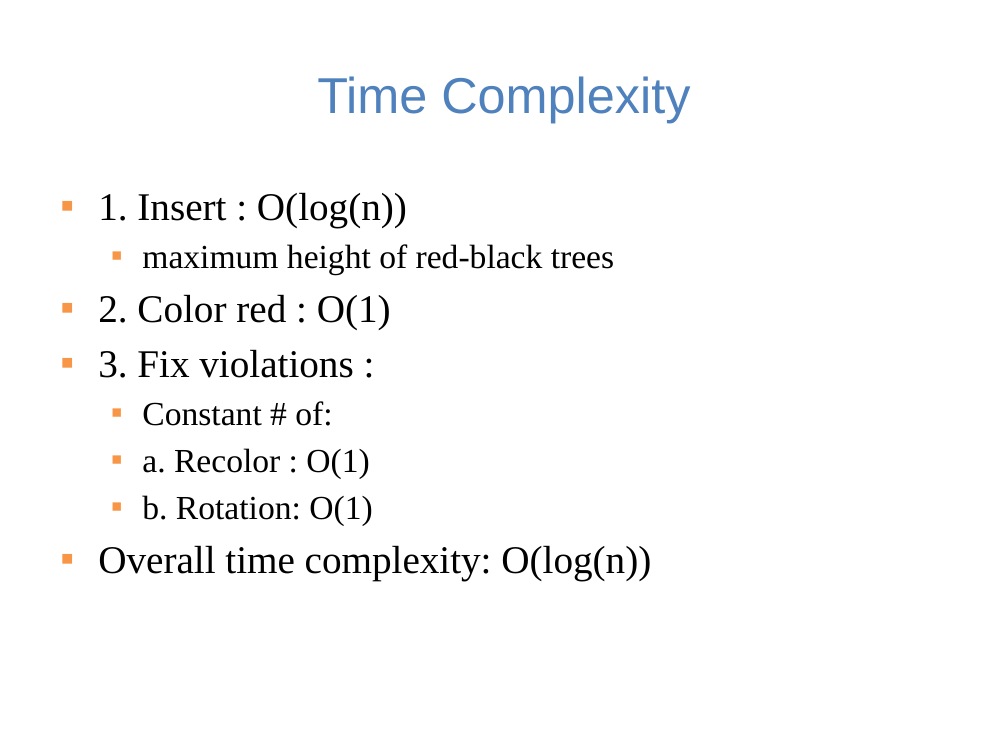
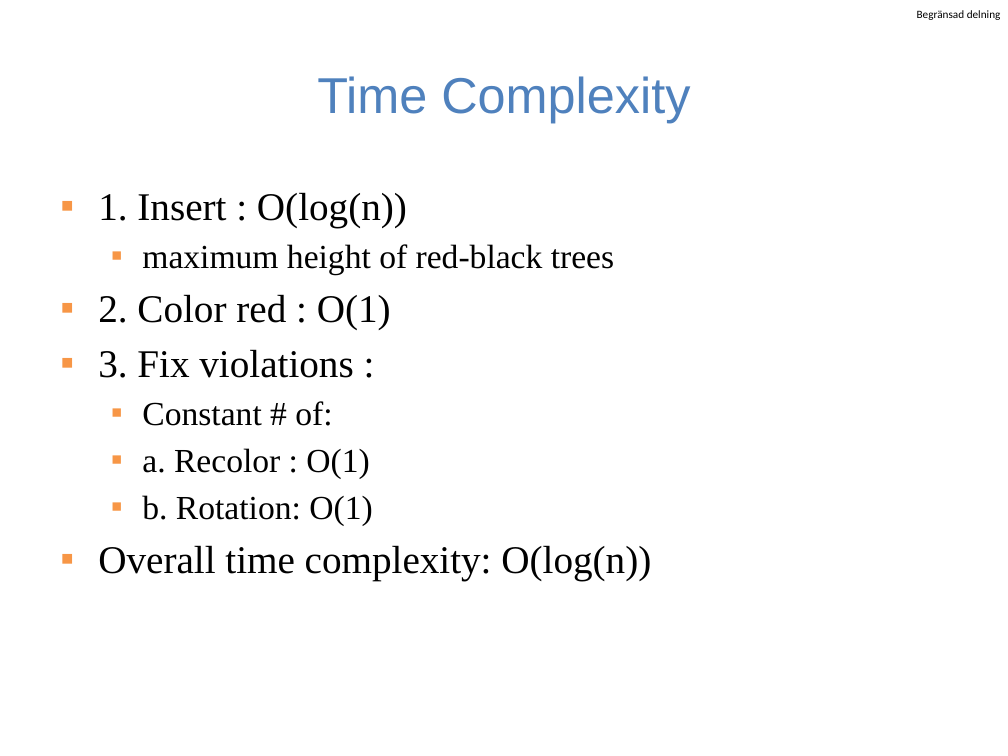
Before and after one commit to guhofstra/CSC111Fa25, a slide deck: slide 15 of PPTs/Lecture 9-red-black trees.pptx (slide 16 before the commit). Drawn at 1008x756 pixels with LibreOffice and Linux fonts; fonts in the diff are those of the drawing. Boxes give left, top, right and bottom in pixels: in the first picture for what was removed or moved away, otherwise in the second. Text is boxed around its words. In the diff, an @@ line names an element or a change of style, - is before the commit and + after.

```diff
--- a/PPTs/Lecture 9-red-black trees.pptx
+++ b/PPTs/Lecture 9-red-black trees.pptx
@@ text added at <box>917,10,1001,20</box>, 8 pt, text #000000 @@
+Begränsad delning
```
Also in this commit, not shown: 16 other slides changed, 3 other files.
